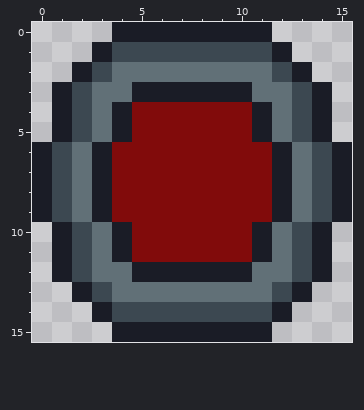
File history of a pixel-art file, Assets/Dossiers Personnels/Zachary/Assets/Lifebar_Proto16.aseprite. That is the earlier state.
16x16 pixels, 1 frame.
Now the later version:
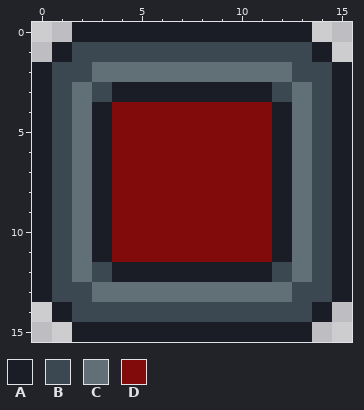
Palette (. is transparent): A #1a1c26  B #3c4851  C #617077  D #810b0b
Changes in this commit:
--- layer "Bar"
@@ x 0..15 @@
- 0 ....AAAAAAAA....
- 1 ...ABBBBBBBBA...
- 2 ..ABCCCCCCCCBA..
- 3 .ABCCAAAAAACCBA.
- 4 .ABCADDDDDDACBA.
- 5 .ABCADDDDDDACBA.
+ 0 ..AAAAAAAAAAAA..
+ 1 .ABBBBBBBBBBBBA.
+ 2 ABBCCCCCCCCCCBBA
+ 3 ABCBAAAAAAAABCBA
+ 4 ABCADDDDDDDDACBA
+ 5 ABCADDDDDDDDACBA
  6 ABCADDDDDDDDACBA
@@ x 0..15 @@
  9 ABCADDDDDDDDACBA
-10 .ABCADDDDDDACBA.
-11 .ABCADDDDDDACBA.
-12 .ABCCAAAAAACCBA.
-13 ..ABCCCCCCCCBA..
-14 ...ABBBBBBBBA...
-15 ....AAAAAAAA....
+10 ABCADDDDDDDDACBA
+11 ABCADDDDDDDDACBA
+12 ABCBAAAAAAAABCBA
+13 ABBCCCCCCCCCCBBA
+14 .ABBBBBBBBBBBBA.
+15 ..AAAAAAAAAAAA..
